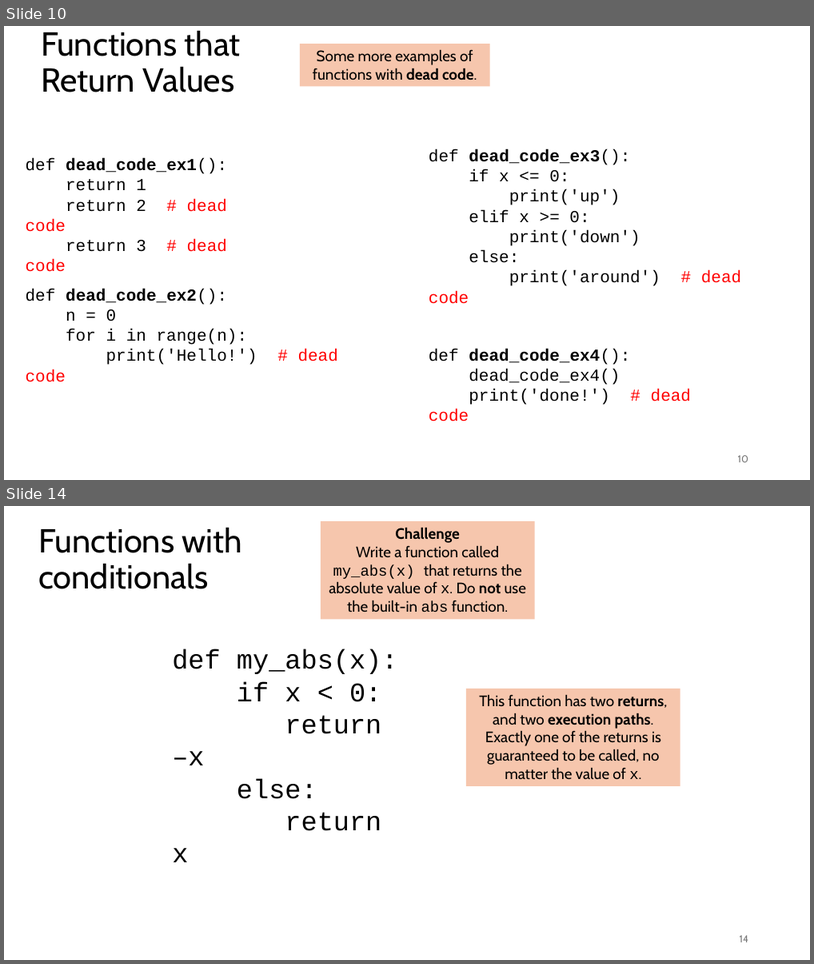
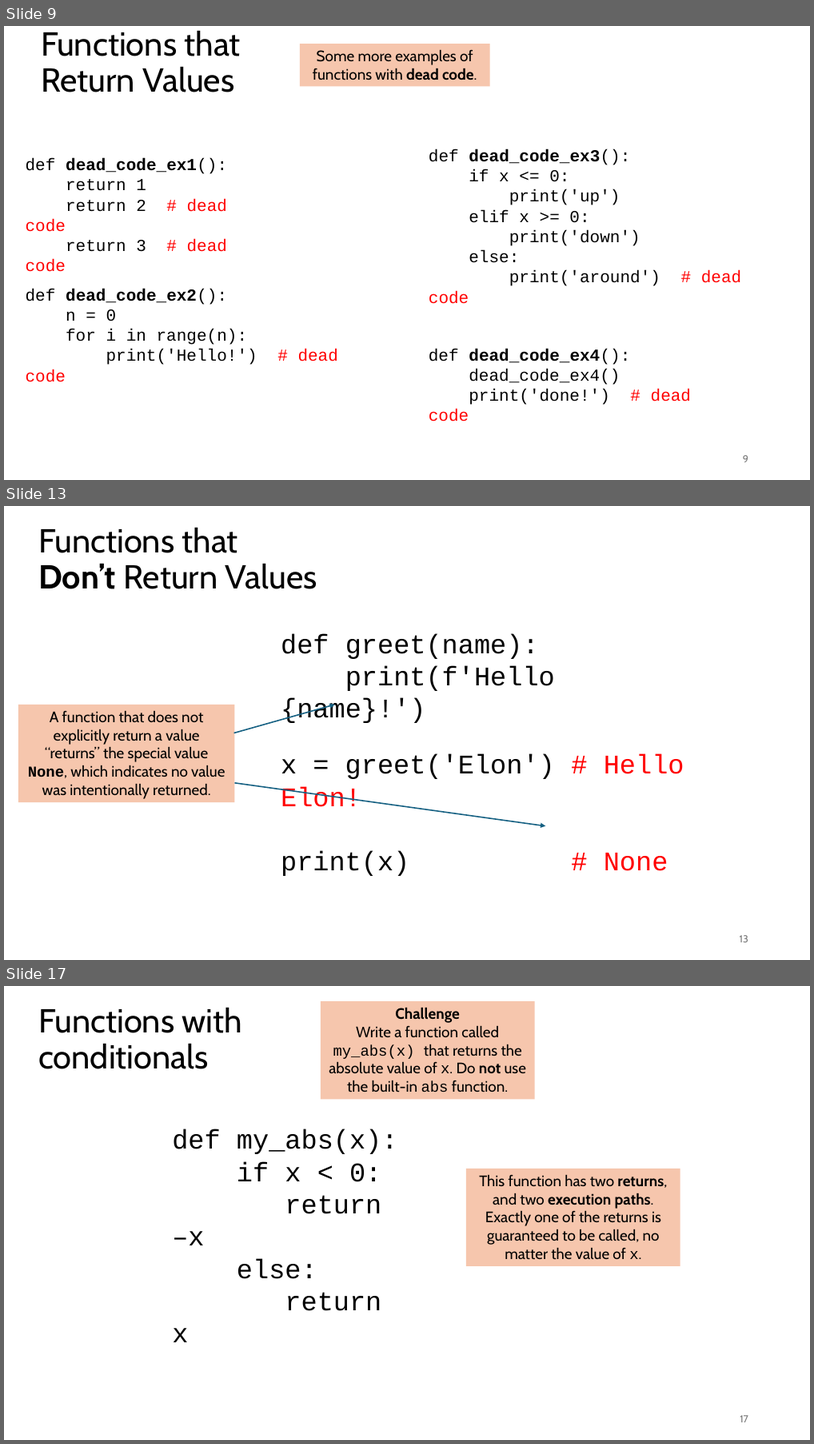
Before and after one commit to tjd1234/cmpt120spring2026, a slide deck: lecture_notes/chapter6/chapter6.pptx. Shown one above the other, each under a label of ours: slides 10 and 14 before the commit, slides 9, 13 and 17 after it; the slides between them are not shown. The pictures are 814x964 and 814x1444 pixels, drawn with LibreOffice and Linux fonts; fonts in the diff are those of the drawing. Boxes give left, top, right and bottom in pixels: in the first picture for what was removed or moved away, otherwise in the second. Text is boxed around its words. In the diff, an @@ line names an element or a change of style, - is before the commit and + after.

```diff
--- a/lecture_notes/chapter6/chapter6.pptx
+++ b/lecture_notes/chapter6/chapter6.pptx
@@ slide 13 added at (x1=4, y1=506, x2=810, y2=960), background #FFFFFF @@
@@ title added at (x1=38, y1=527, x2=318, y2=589), 39.6 pt, text #000000 @@
+Functions that
+Don’t Return Values
@@ text added at (x1=281, y1=633, x2=555, y2=723), 32 pt, text #000000 @@
+def greet(name):
+print(f'Hello {name}!')
@@ rectangle added at (x1=18, y1=704, x2=235, y2=803), fill #F6C6AD, 18 pt, text #000000 @@
+A function that does not explicitly return a value “returns” the special value None, which indicates no value was intentionally returned.
@@ arrow added from (234, 733) to (335, 704), #156082 1.5 pt @@
@@ text added at (x1=281, y1=754, x2=685, y2=876), 32 pt, text #000000 @@
+x = greet('Elon') # Hello Elon!
+print(x) # None
@@ arrow added from (235, 783) to (546, 826), #156082 1.5 pt @@
@@ page number added at (x1=740, y1=935, x2=749, y2=942), 12 pt, text #797979 @@
+13
@@ what was slide 10 is now slide 9 @@
@@ page number at (x1=743, y1=455, x2=749, y2=462): text changed @@
-10
+9
@@ what was slide 14 is now slide 17 @@
@@ page number at (x1=740, y1=1415, x2=749, y2=1422): text changed @@
-14
+17
```
Also in this commit, not shown: 16 slides changed, 3 other slides added, 4 slides removed, 2 other files.
